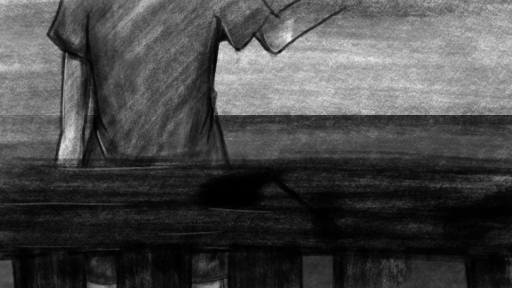
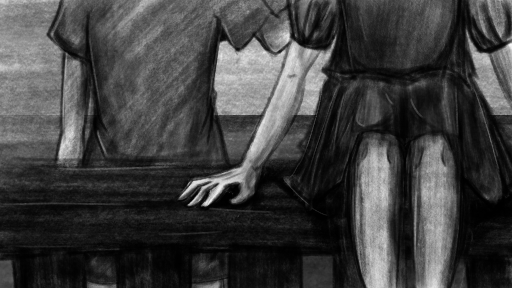
Layer changes from the first (512, 288) image to the second:
showed group "crushsis" (3 layers) over [50, 0, 512, 288]
painted on "shadow" (1st of 3, in "crushsis") over [174, 0, 512, 288]
painted on "line" (2nd of 3, in "fence") over [174, 128, 512, 288]
painted on "shadow" (2nd of 3, in "fence") over [92, 64, 512, 288]
painted on "white" (1st of 2, in "fence") over [174, 128, 512, 288]
painted on "line" (3rd of 3, in "player") over [50, 0, 458, 288]
painted on "shadow" (3rd of 3, in "player") over [50, 0, 354, 288]
painted on "white" (2nd of 2, in "player") over [50, 0, 418, 288]
painted on "background" over [50, 0, 512, 288]
